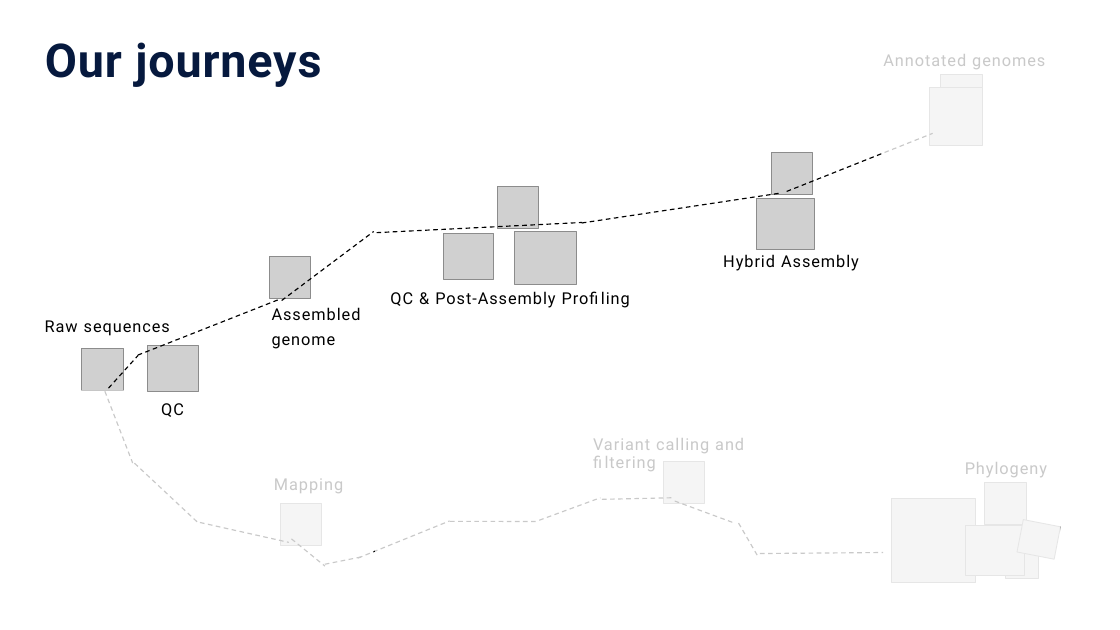
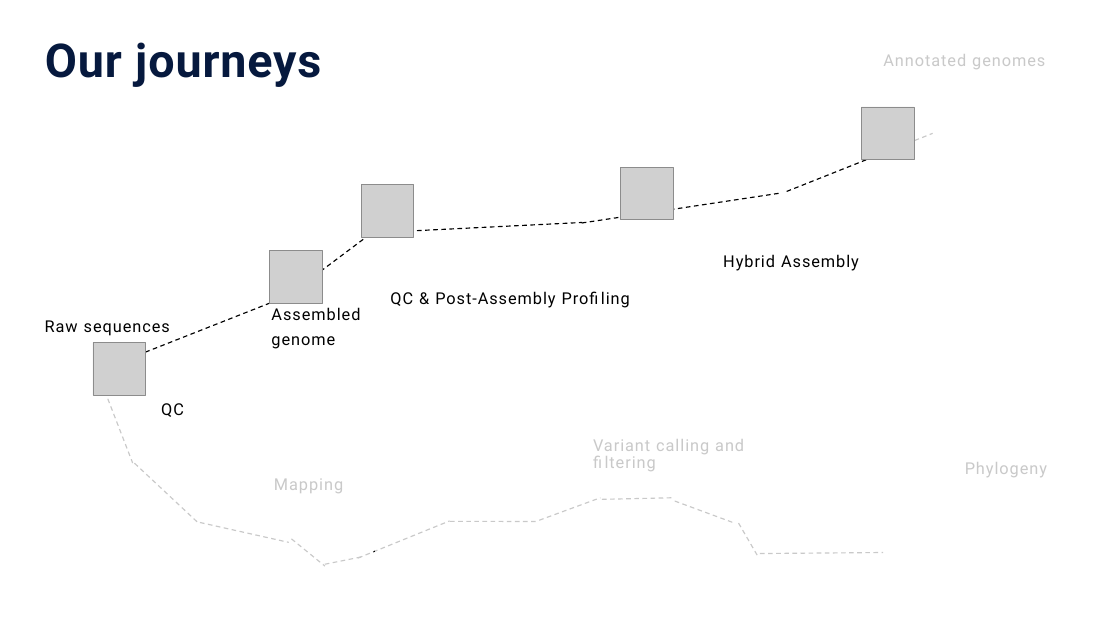
Before and after one commit to quynhnpn-oucru/MicroGen-2026, a slide deck: slide 3 of day-2_quynhnpn/instructions/presentations/microgen2026_hybridassembly_quynhnpn.pptx. Drawn at 1120x630 pixels with LibreOffice and Linux fonts; fonts in the diff are those of the drawing; grey boxes stand for pictures. Boxes give left, top, right and bottom in pixels: in the first picture for what was removed or moved away, otherwise in the second. Text is boxed around its words. In the diff, an @@ line names an element or a change of style, - is before the commit and + after.

```diff
--- a/day-2_quynhnpn/instructions/presentations/microgen2026_hybridassembly_quynhnpn.pptx
+++ b/day-2_quynhnpn/instructions/presentations/microgen2026_hybridassembly_quynhnpn.pptx
@@ rectangle: place and size @@
-rectangle at [883, 24, 1054, 313]
+rectangle at [880, 24, 1054, 167]
@@ picture removed at [930, 87, 983, 146] @@
@@ picture removed at [941, 75, 983, 117] @@
@@ picture added at [862, 107, 915, 160] @@
@@ picture added at [621, 167, 674, 220] @@
@@ picture removed at [772, 153, 813, 194] @@
@@ picture added at [361, 184, 414, 237] @@
@@ picture removed at [497, 187, 539, 228] @@
@@ picture removed at [756, 198, 814, 250] @@
@@ picture removed at [444, 234, 494, 280] @@
@@ picture removed at [515, 231, 577, 284] @@
@@ picture: place and size @@
-picture at [270, 256, 311, 297]
+picture at [270, 250, 323, 303]
@@ picture removed at [82, 348, 124, 390] @@
@@ picture added at [93, 343, 146, 396] @@
@@ line removed from (108, 388) to (138, 355) @@
@@ picture removed at [148, 346, 198, 392] @@
@@ picture removed at [664, 462, 705, 503] @@
@@ picture removed at [280, 504, 321, 545] @@
@@ picture removed at [892, 499, 976, 583] @@
@@ picture removed at [985, 482, 1027, 524] @@
@@ picture removed at [965, 525, 1025, 576] @@
@@ picture removed at [1017, 520, 1061, 560] @@
@@ picture removed at [1006, 541, 1038, 579] @@
```
Also in this commit, not shown: 14 other slides changed, 2 slides added, 2 slides removed, 1 other file.
